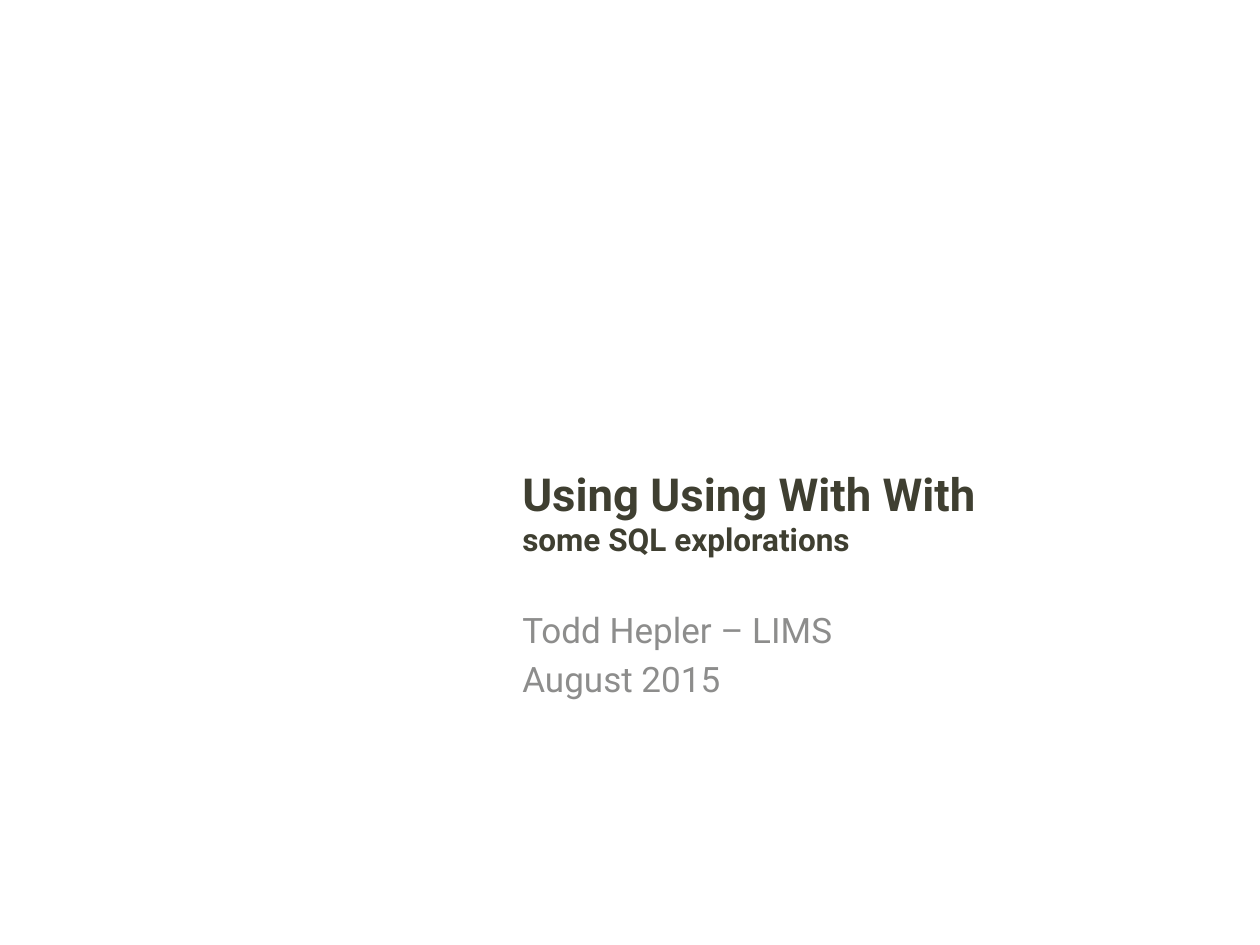
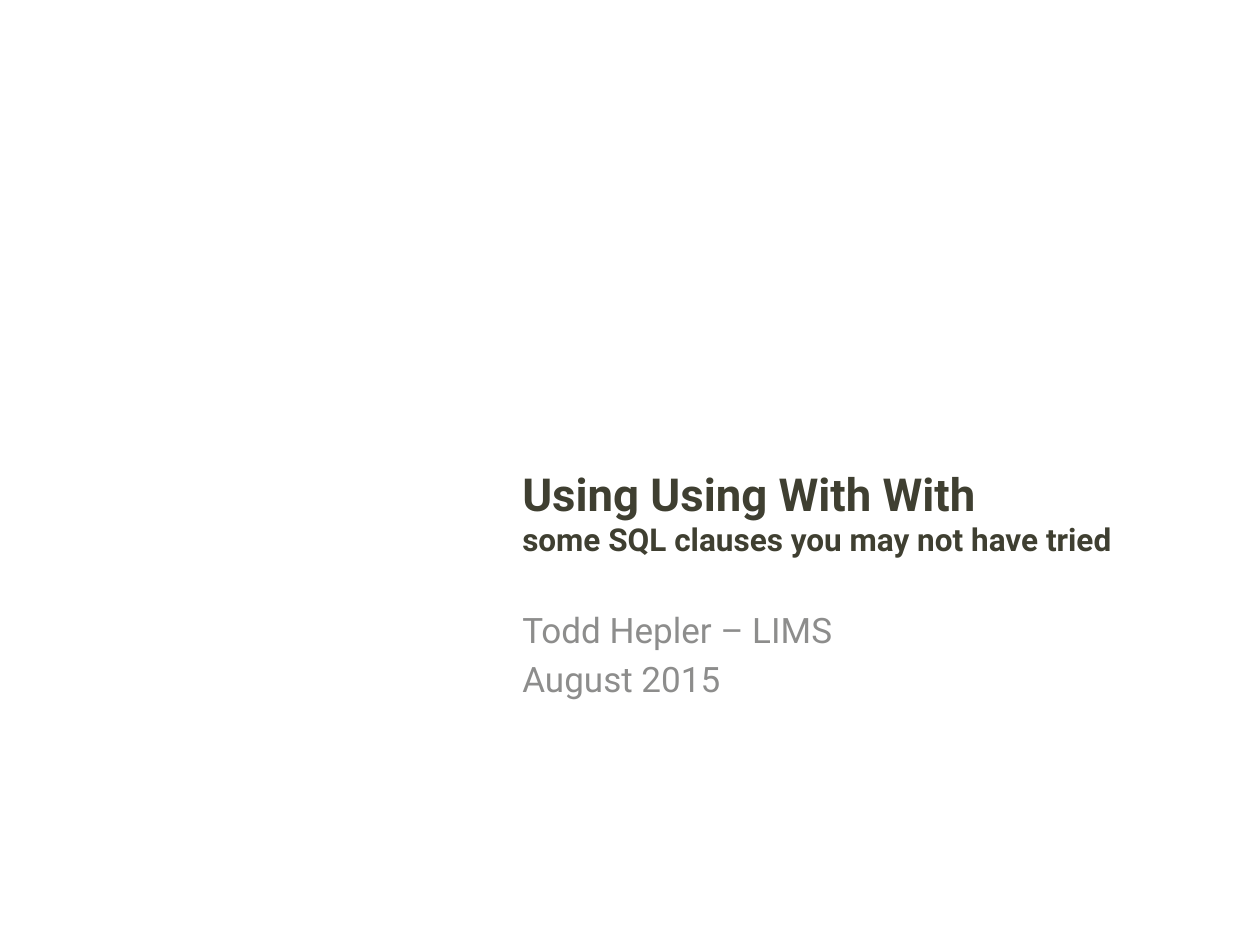
Before and after one commit to thepler/using-using-with-with, a slide deck: slide 1 of using-using-with-with.pptx. Drawn at 1260x945 pixels with LibreOffice and Linux fonts; fonts in the diff are those of the drawing; background and template pictures are left out. Boxes give left, top, right and bottom in pixels: in the first picture for what was removed or moved away, otherwise in the second. Text is boxed around its words. In the diff, an @@ line names an element or a change of style, - is before the commit and + after.

Commit message:
more slides through with clauses

```diff
--- a/using-using-with-with.pptx
+++ b/using-using-with-with.pptx
@@ title at <box>522,477,1111,558</box>: text changed @@
-Using Using With With
-some SQL explorations
+Using Using With With
+some SQL clauses you may not have tried
```
Also in this commit, not shown: 11 slides added.
